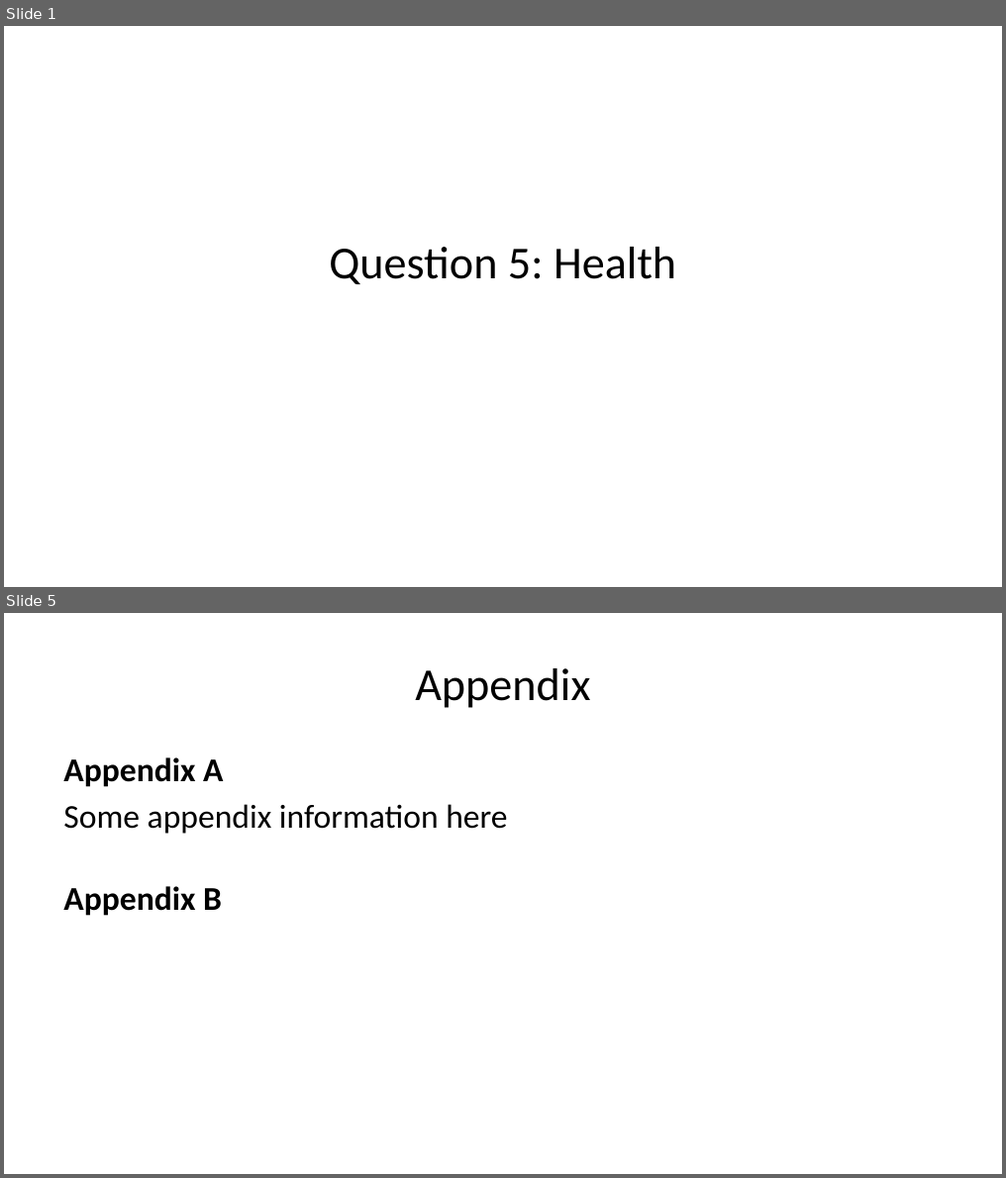
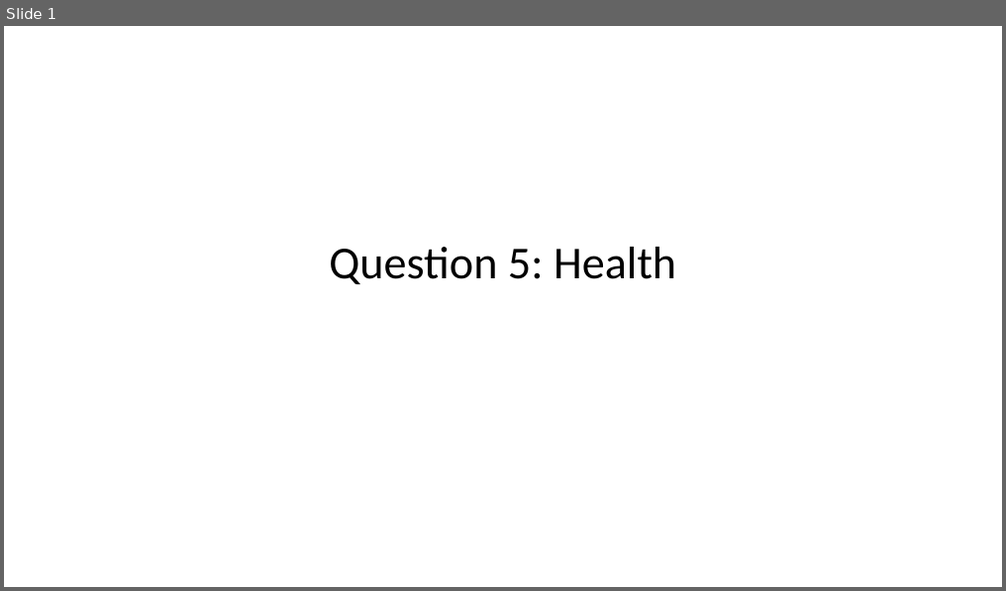
Before and after one commit to mattthomo/22892435, a slide deck: Question_5/Question_5_README.pptx. Shown one above the other, each under a label of ours: slides 1 and 5 before the commit, slide 1 after it; the slides between them are not shown. The pictures are 1006x1178 and 1006x591 pixels, drawn with LibreOffice and Linux fonts; fonts in the diff are those of the drawing. Boxes give left, top, right and bottom in pixels: in the first picture for what was removed or moved away, otherwise in the second. Text is boxed around its words. In the diff, an @@ line names an element or a change of style, - is before the commit and + after.

```diff
--- a/Question_5/Question_5_README.pptx
+++ b/Question_5/Question_5_README.pptx
@@ slide 5 removed at [4,613,1002,1174], background #FFFFFF @@
@@ title removed at [415,668,590,708] @@
-Appendix
@@ text removed at [63,758,507,916] @@
-Appendix A
-Some appendix information here
-Appendix B
```
Also in this commit, not shown: 2 slides changed, 3 slides added, 1 other slide removed, 12 other files.
